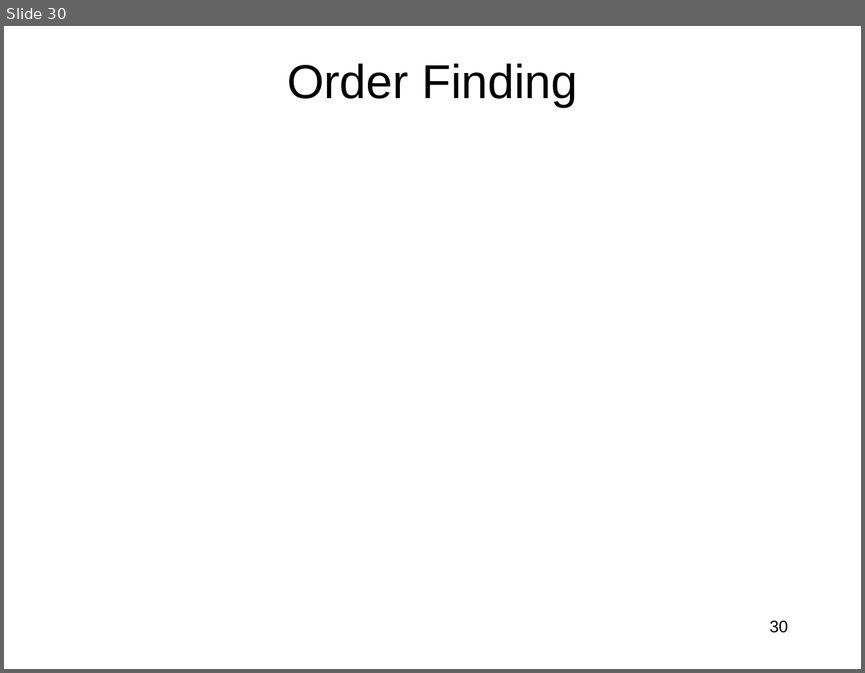
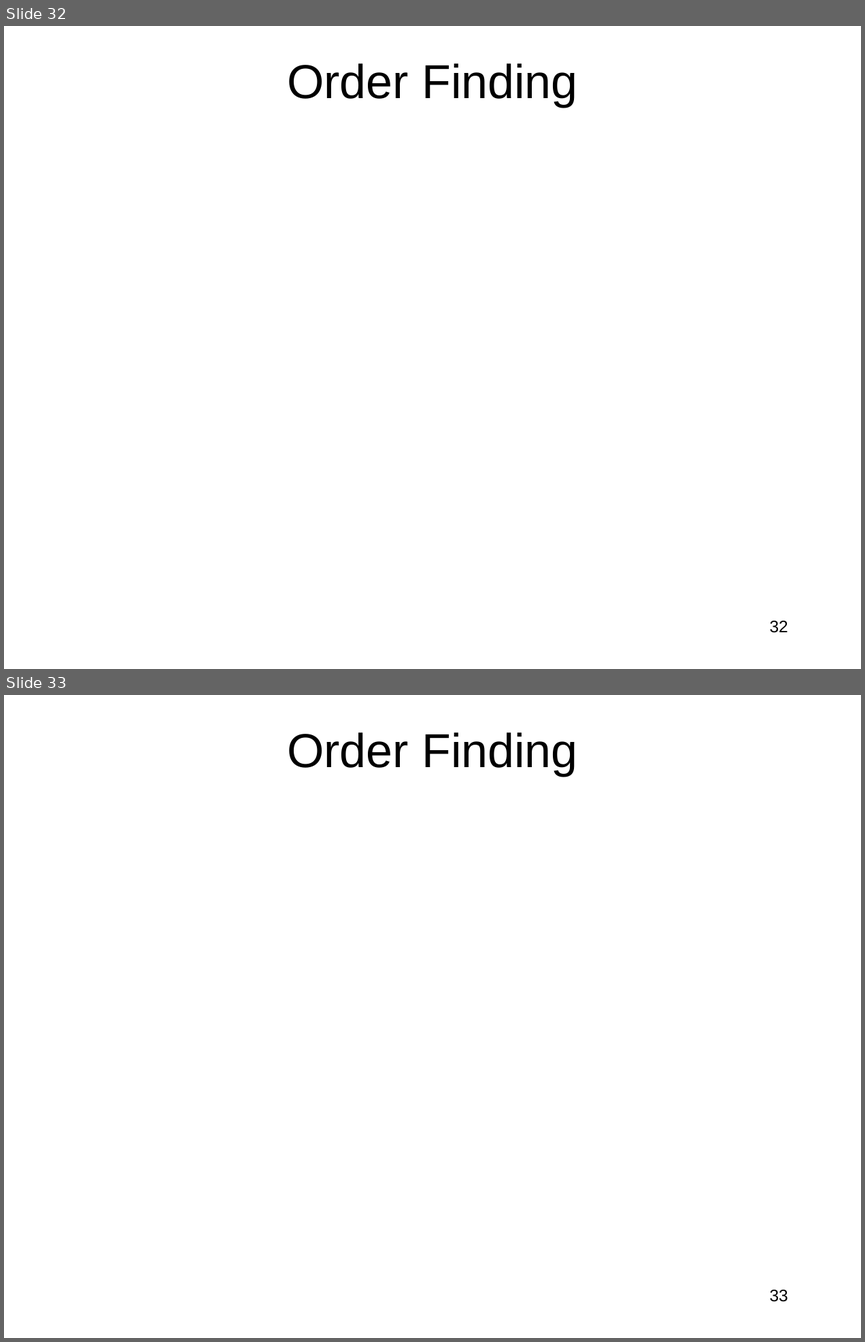
Before and after one commit to jlmucb/class_notes, a slide deck: BerkeleyClass/CS290Spring2013/Lectures/QC.pptx. Shown one above the other, each under a label of ours: slide 30 before the commit, slides 32 and 33 after it. The pictures are 865x673 and 865x1342 pixels, drawn with LibreOffice and Linux fonts; fonts in the diff are those of the drawing; grey boxes stand for pictures. Boxes give left, top, right and bottom in pixels: in the first picture for what was removed or moved away, otherwise in the second. Text is boxed around its words. In the diff, an @@ line names an element or a change of style, - is before the commit and + after.

```diff
--- a/BerkeleyClass/CS290Spring2013/Lectures/QC.pptx
+++ b/BerkeleyClass/CS290Spring2013/Lectures/QC.pptx
@@ slide 33 added at bbox=[4, 695, 861, 1338], background #FFFFFF @@
@@ title added at bbox=[287, 732, 577, 776], 40 pt, text #000000 @@
+Order Finding
@@ page number added at bbox=[770, 1289, 788, 1302], 14 pt, text #000000 @@
+33
@@ what was slide 30 is now slide 32 @@
@@ page number at bbox=[770, 620, 788, 633]: text changed @@
-30
+32
```
Also in this commit, not shown: 6 slides changed, 2 other slides added.
